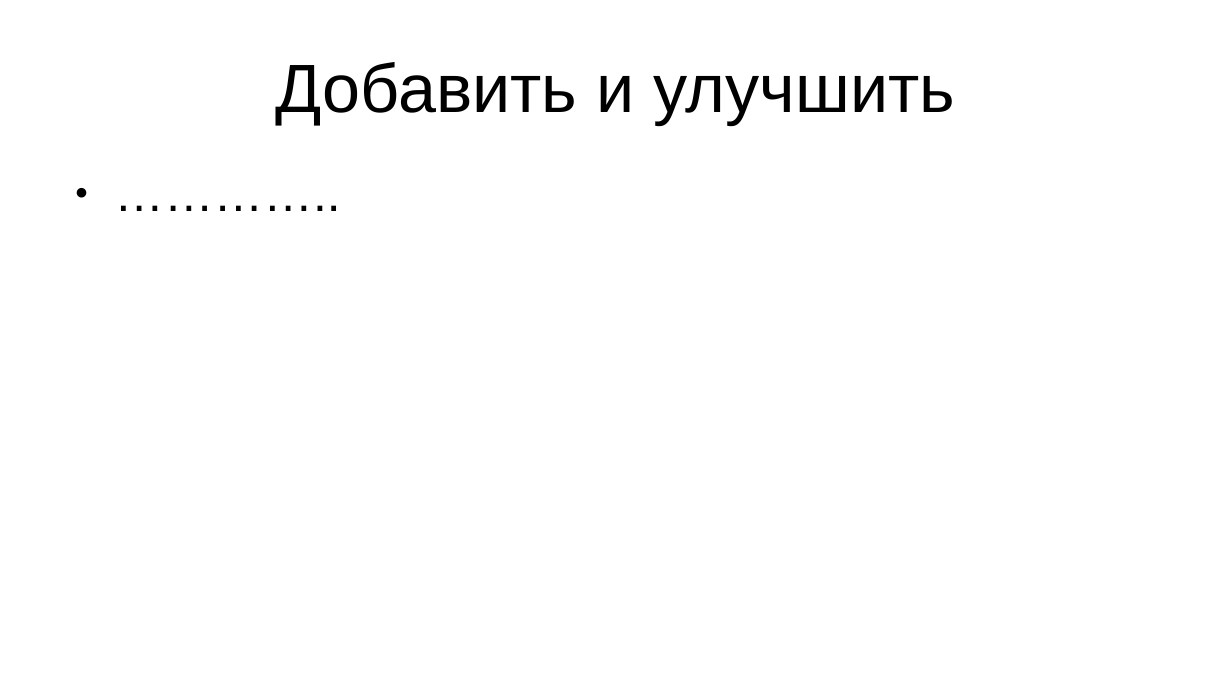
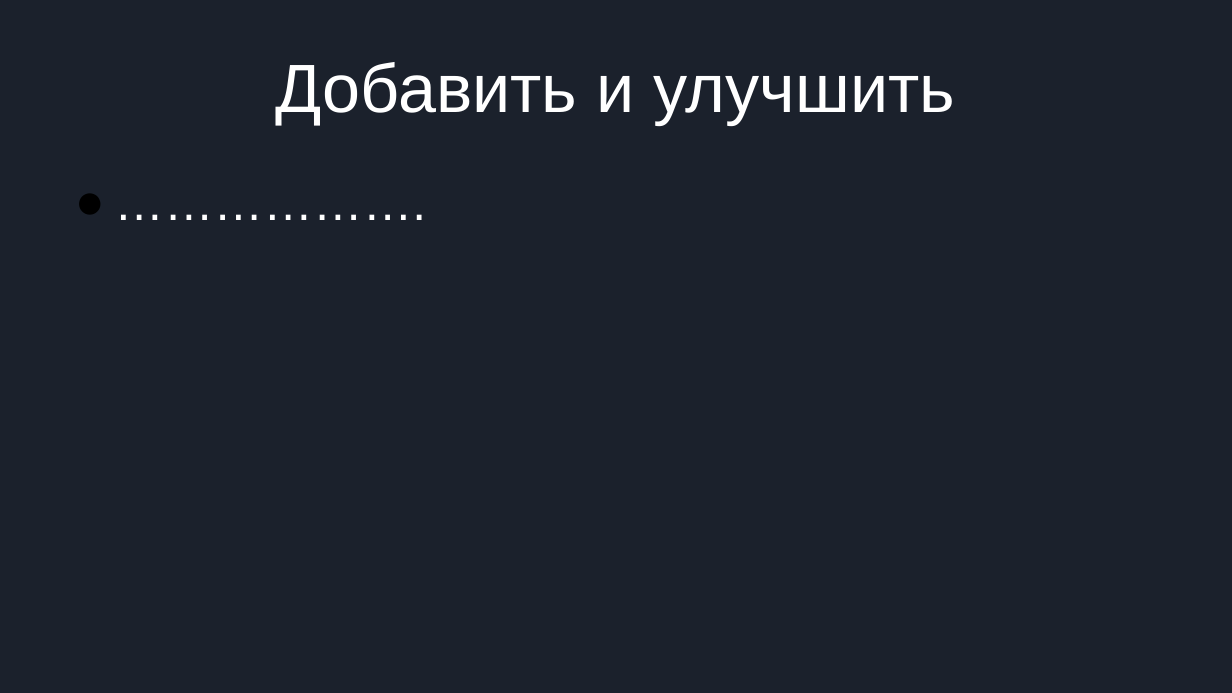
Before and after one commit to Jindderrr/LiteChat, a slide deck: slide 6 of Presetation.pptx. Drawn at 1232x693 pixels with LibreOffice and Linux fonts; fonts in the diff are those of the drawing. Boxes give left, top, right and bottom in pixels: in the first picture for what was removed or moved away, otherwise in the second. Text is boxed around its words. In the diff, an @@ line names an element or a change of style, - is before the commit and + after.

```diff
--- a/Presetation.pptx
+++ b/Presetation.pptx
@@ background #FFFFFF to #1B212C @@
@@ title "Добавить и улучшить" at (276,62,955,125): text colour #000000 to #FFFFFF @@
@@ text at (61,162,1171,565): text changed; text colour #000000 to #FFFFFF @@
-● …………..
+● ……………….
```
Also in this commit, not shown: 4 other slides changed, 1 slide added, 1 slide removed.
